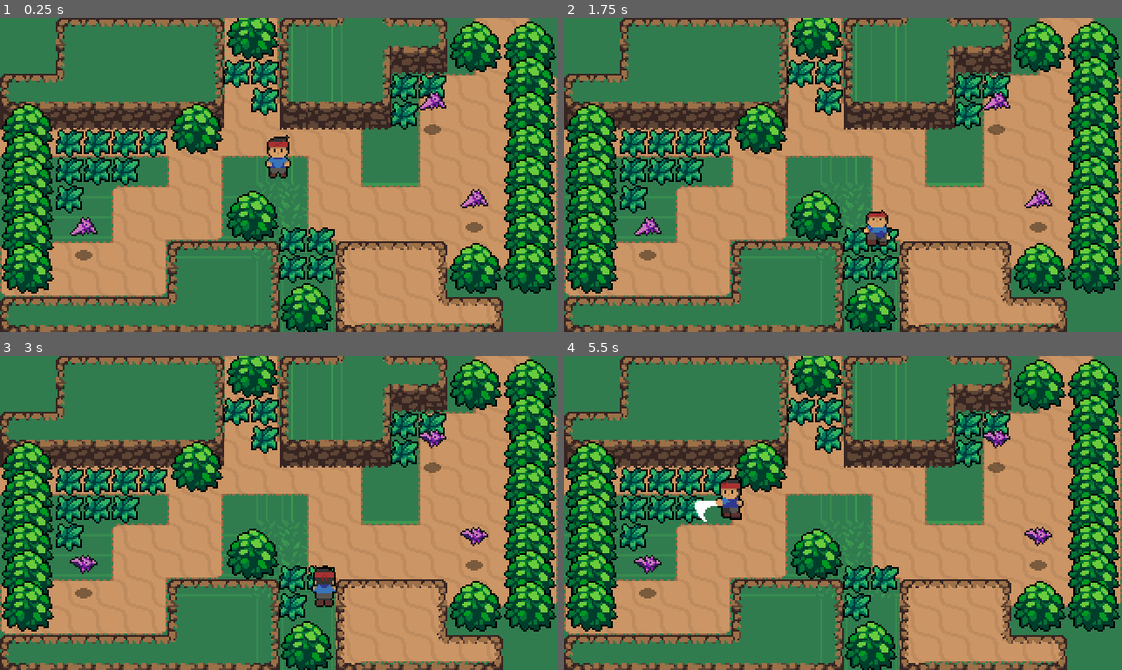
Above: before the commit, frames 1-4 (two rows, left to right).
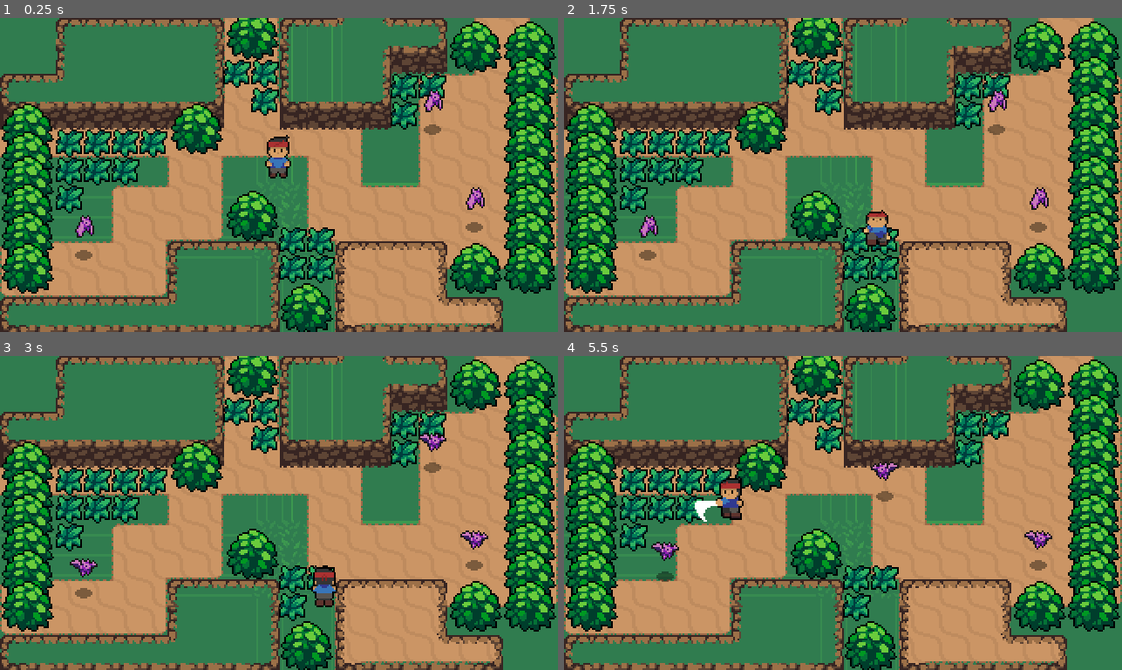
Above: after the commit, the same moments.

Repository: facerollofficial/Alas-Tres-Game
Game: Godot game, scene res://World.tscn
Two runs of this game, one before a commit and one after it. Both use one fixed random seed, a clock stepped at 60 frames per second and the inputs below.
Inputs:
- Up to frame 1 (0.25 s): no input
- Up to frame 2 (1.75 s): hold Right (ui_right) 0.53-1.28 s; tap X (attack) at 0.6 s; hold Down (ui_down) from 1.28 s (still down); tap K (roll) at 1.35 s
- Up to frame 3 (3 s): release Down (ui_down) at 2.03 s; hold Right (ui_right) 2.03-2.78 s; tap X (attack) at 2.1 s; hold Up (ui_up) from 2.78 s (still down); tap K (roll) at 2.85 s
- Up to frame 4 (5.5 s): release Up (ui_up) at 3.53 s; hold Left (ui_left) 3.53-5.03 s; tap X (attack) at 3.6, 5.1 s; tap K (roll) at 4.35 s; hold Down (ui_down) from 5.03 s (still down)

The runs differ from the first frame. In frame 1, 0.5% of the frame differs, in the area x 12-88%, y 22-70%; in frame 2, 0.5%; in frame 3, 0.5%; in frame 4, 1.2%, in the area x 12-88%, y 23-78%.

Commit message:
rsc_14

Diff:
--- a/res/Effects/EnemyDeathEffect.tscn
+++ b/res/Effects/EnemyDeathEffect.tscn
@@ -54,7 +54,7 @@
 [node name="EnemyDeathEffect" type="AnimatedSprite"]
 frames = SubResource( 11 )
 animation = "Animate"
-frame = 9
+frame = 3
 playing = true
 offset = Vector2( 0, -8 )
 script = ExtResource( 1 )
--- a/res/Effects/GrassEffect.tscn
+++ b/res/Effects/GrassEffect.tscn
@@ -27,14 +27,14 @@
 animations = [ {
 "frames": [ SubResource( 1 ), SubResource( 2 ), SubResource( 3 ), SubResource( 4 ), SubResource( 5 ) ],
 "loop": true,
-"name": "Animation",
+"name": "Animate",
 "speed": 15.0
 } ]
 
 [node name="GrassEffect" type="AnimatedSprite"]
 frames = SubResource( 6 )
-animation = "Animation"
-frame = 2
+animation = "Animate"
+frame = 4
 playing = true
 centered = false
 offset = Vector2( -8, -8 )
--- a/res/Enemies/Bat.gd
+++ b/res/Enemies/Bat.gd
@@ -19,6 +19,9 @@
 var state = CHASE
 
 onready var stats = $Stats
+onready var playerDetectionZone = $PlayerDetectionZone
+onready var sprite = $AnimatedSprite
+onready var hurtbox = $Hurtbox
 
 func _physics_process(delta):
 	knockback = knockback.move_toward(Vector2.ZERO, FRICTION * delta)
@@ -27,18 +30,29 @@
 	match state:
 		IDLE:
 			velocity = velocity.move_toward(Vector2.ZERO, FRICTION * delta)
+			seek_player()
 		WANDER:
 			pass
 		CHASE:
-			pass
+			var player = playerDetectionZone.player
+			if player != null:
+				var direction = (player.global_position - global_position).normalized()
+				velocity = velocity.move_toward(direction * MAX_SPEED, ACCELERATION * delta)
+			else:
+				state = IDLE
+			sprite.flip_h = velocity.x < 0
 
 
+	velocity = move_and_slide(velocity)
+
 func seek_player():
-	pass
+	if playerDetectionZone.can_see_player():
+		state = CHASE
 
 func _on_Hurtbox_area_entered(area):
 	stats.health -= area.damage
 	knockback = area.knockback_vector * 120
+	hurtbox.create_hit_effect()
 
 
 func _on_Stats_no_health():
--- a/res/Enemies/Bat.tscn
+++ b/res/Enemies/Bat.tscn
@@ -1,10 +1,12 @@
-[gd_scene load_steps=14 format=2]
+[gd_scene load_steps=18 format=2]
 
 [ext_resource path="res://Enemies/Bat.png" type="Texture" id=1]
 [ext_resource path="res://Shadows/SmallShadow.png" type="Texture" id=2]
 [ext_resource path="res://Hitboxes and Hurtboxes/Hurtbox.tscn" type="PackedScene" id=3]
 [ext_resource path="res://Enemies/Bat.gd" type="Script" id=4]
 [ext_resource path="res://Stats/Stats.tscn" type="PackedScene" id=5]
+[ext_resource path="res://Enemies/PlayerDetectionZone.tscn" type="PackedScene" id=6]
+[ext_resource path="res://Hitboxes and Hurtboxes/Hitbox.tscn" type="PackedScene" id=7]
 
 [sub_resource type="AtlasTexture" id=1]
 atlas = ExtResource( 1 )
@@ -41,6 +43,12 @@
 radius = 7.0
 height = 4.0
 
+[sub_resource type="CircleShape2D" id=9]
+radius = 63.0317
+
+[sub_resource type="CircleShape2D" id=10]
+radius = 4.0
+
 [node name="Bat" type="KinematicBody2D"]
 collision_layer = 16
 script = ExtResource( 4 )
@@ -48,7 +56,7 @@
 [node name="AnimatedSprite" type="AnimatedSprite" parent="."]
 frames = SubResource( 6 )
 animation = "fly"
-frame = 3
+frame = 4
 playing = true
 offset = Vector2( 0, -12 )
 
@@ -68,7 +76,22 @@
 [node name="Stats" parent="." instance=ExtResource( 5 )]
 max_health = 2
 
+[node name="PlayerDetectionZone" parent="." instance=ExtResource( 6 )]
+
+[node name="CollisionShape2D" parent="PlayerDetectionZone" index="0"]
+modulate = Color( 1, 1, 1, 0.32549 )
+shape = SubResource( 9 )
+
+[node name="Hitbox" parent="." instance=ExtResource( 7 )]
+collision_mask = 4
+
+[node name="CollisionShape2D" parent="Hitbox" index="0"]
+position = Vector2( 0, -15 )
+shape = SubResource( 10 )
+
 [connection signal="area_entered" from="Hurtbox" to="." method="_on_Hurtbox_area_entered"]
 [connection signal="no_health" from="Stats" to="." method="_on_Stats_no_health"]
 
 [editable path="Hurtbox"]
+[editable path="PlayerDetectionZone"]
+[editable path="Hitbox"]
--- a/res/Enemies/PlayerDetectionZone.gd
+++ b/res/Enemies/PlayerDetectionZone.gd
@@ -2,13 +2,12 @@
 
 var player = null
 
+func can_see_player():
+	return player != null
+
+func _on_PlayerDetectionZone_body_entered(body):
+	player = body
 
 
-# Called when the node enters the scene tree for the first time.
-func _ready():
-	pass # Replace with function body.
-
-
-# Called every frame. 'delta' is the elapsed time since the previous frame.
-#func _process(delta):
-#	pass
+func _on_PlayerDetectionZone_body_exited(body):
+	player = null
--- a/res/Enemies/PlayerDetectionZone.tscn
+++ b/res/Enemies/PlayerDetectionZone.tscn
@@ -3,6 +3,11 @@
 [ext_resource path="res://Enemies/PlayerDetectionZone.gd" type="Script" id=1]
 
 [node name="PlayerDetectionZone" type="Area2D"]
+collision_layer = 0
+collision_mask = 2
 script = ExtResource( 1 )
 
 [node name="CollisionShape2D" type="CollisionShape2D" parent="."]
+
+[connection signal="body_entered" from="." to="." method="_on_PlayerDetectionZone_body_entered"]
+[connection signal="body_exited" from="." to="." method="_on_PlayerDetectionZone_body_exited"]
--- a/res/Hitboxes and Hurtboxes/Hurtbox.gd
+++ b/res/Hitboxes and Hurtboxes/Hurtbox.gd
@@ -1,13 +1,36 @@
 extends Area2D
-
-export(bool) var show_hit = true
 
 const HitEffect = preload("res://Effects/HitEffect.tscn")
 
+var invincible = false setget set_invincible
+onready var timer = $Timer
 
-func _on_Hurtbox_area_entered(area):
-	if show_hit:
-		var effect = HitEffect.instance()
-		var main = get_tree().current_scene
-		main.add_child(effect)
-		effect.global_position = global_position
+signal invincibility_started
+signal invincibility_ended
+
+func set_invincible(value):
+	invincible = value
+	if invincible == true:
+		emit_signal("invincibility_started")
+	else:
+		emit_signal("invincibility_ended")
+
+func start_invincibility(duration):
+	self.invincible = true
+	timer.start(duration)
+
+func create_hit_effect():
+	var effect = HitEffect.instance()
+	var main = get_tree().current_scene
+	main.add_child(effect)
+	effect.global_position = global_position
+
+func _on_Timer_timeout():
+	self.invincible = false
+
+
+func _on_Hurtbox_invincibility_started():
+	set_deferred("monitorable", false)
+
+func _on_Hurtbox_invincibility_ended():
+	monitorable = true
--- a/res/Hitboxes and Hurtboxes/Hurtbox.tscn
+++ b/res/Hitboxes and Hurtboxes/Hurtbox.tscn
@@ -9,4 +9,8 @@
 
 [node name="CollisionShape2D" type="CollisionShape2D" parent="."]
 
-[connection signal="area_entered" from="." to="." method="_on_Hurtbox_area_entered"]
+[node name="Timer" type="Timer" parent="."]
+
+[connection signal="invincibility_ended" from="." to="." method="_on_Hurtbox_invincibility_ended"]
+[connection signal="invincibility_started" from="." to="." method="_on_Hurtbox_invincibility_started"]
+[connection signal="timeout" from="Timer" to="." method="_on_Timer_timeout"]
--- a/res/Player/Player.gd
+++ b/res/Player/Player.gd
@@ -12,15 +12,18 @@
 var state = MOVE
 var velocity = Vector2.ZERO
 var roll_vector = Vector2.DOWN
+var stats = PlayerStats
 
 onready var animationPlayer = $AnimationPlayer
 onready var animationTree = $AnimationTree
 
 onready var animationState = animationTree.get("parameters/playback")
 onready var pagiHitbox = $HitboxPivot/PagiHitbox
+onready var hurtbox = $Hurtbox
 
 
 func _ready():
+	stats.connect("no_health", self, "queue_free")
 	animationTree.active = true
 	pagiHitbox.knockback_vector = roll_vector
 
@@ -81,3 +84,8 @@
 
 func attack_animation_finished():
 	state = MOVE
+
+func _on_Hurtbox_area_entered(area):
+	stats.health -= 1
+	hurtbox.start_invincibility(0.5)
+	hurtbox.create_hit_effect()
--- a/res/Player/Player.tscn
+++ b/res/Player/Player.tscn
@@ -1,9 +1,10 @@
-[gd_scene load_steps=51 format=2]
+[gd_scene load_steps=53 format=2]
 
 [ext_resource path="res://Player/Player.gd" type="Script" id=1]
 [ext_resource path="res://Player/mcplayer.png" type="Texture" id=2]
 [ext_resource path="res://Hitboxes and Hurtboxes/Hitbox.tscn" type="PackedScene" id=3]
 [ext_resource path="res://Player/PagiHitbox.gd" type="Script" id=4]
+[ext_resource path="res://Hitboxes and Hurtboxes/Hurtbox.tscn" type="PackedScene" id=5]
 
 [sub_resource type="CapsuleShape2D" id=2]
 radius = 4.0
@@ -610,6 +611,10 @@
 
 [sub_resource type="CapsuleShape2D" id=37]
 height = 12.0
+
+[sub_resource type="CapsuleShape2D" id=51]
+radius = 5.0
+height = 4.0
 
 [node name="Player" type="KinematicBody2D"]
 collision_layer = 2
@@ -669,4 +674,14 @@
 shape = SubResource( 37 )
 disabled = true
 
+[node name="Hurtbox" parent="." instance=ExtResource( 5 )]
+collision_layer = 4
+
+[node name="CollisionShape2D" parent="Hurtbox" index="0"]
+position = Vector2( 0, -5 )
+shape = SubResource( 51 )
+
+[connection signal="area_entered" from="Hurtbox" to="." method="_on_Hurtbox_area_entered"]
+
 [editable path="HitboxPivot/PagiHitbox"]
+[editable path="Hurtbox"]
--- /dev/null
+++ b/res/Player/PlayerStats.tscn
@@ -0,0 +1,6 @@
+[gd_scene load_steps=2 format=2]
+
+[ext_resource path="res://Stats/Stats.tscn" type="PackedScene" id=1]
+
+[node name="PlayerStats" instance=ExtResource( 1 )]
+max_health = 4
--- a/res/World/Grass.tscn
+++ b/res/World/Grass.tscn
@@ -17,7 +17,6 @@
 
 [node name="Hurtbox" parent="." instance=ExtResource( 3 )]
 collision_layer = 8
-collision_mask = 4
 show_hit = false
 
 [node name="CollisionShape2D" parent="Hurtbox" index="0"]
--- a/res/project.godot
+++ b/res/project.godot
@@ -13,6 +13,10 @@
 config/name="Alas Tres"
 run/main_scene="res://World.tscn"
 config/icon="res://icon.png"
+
+[autoload]
+
+PlayerStats="*res://Player/PlayerStats.tscn"
 
 [display]
 
